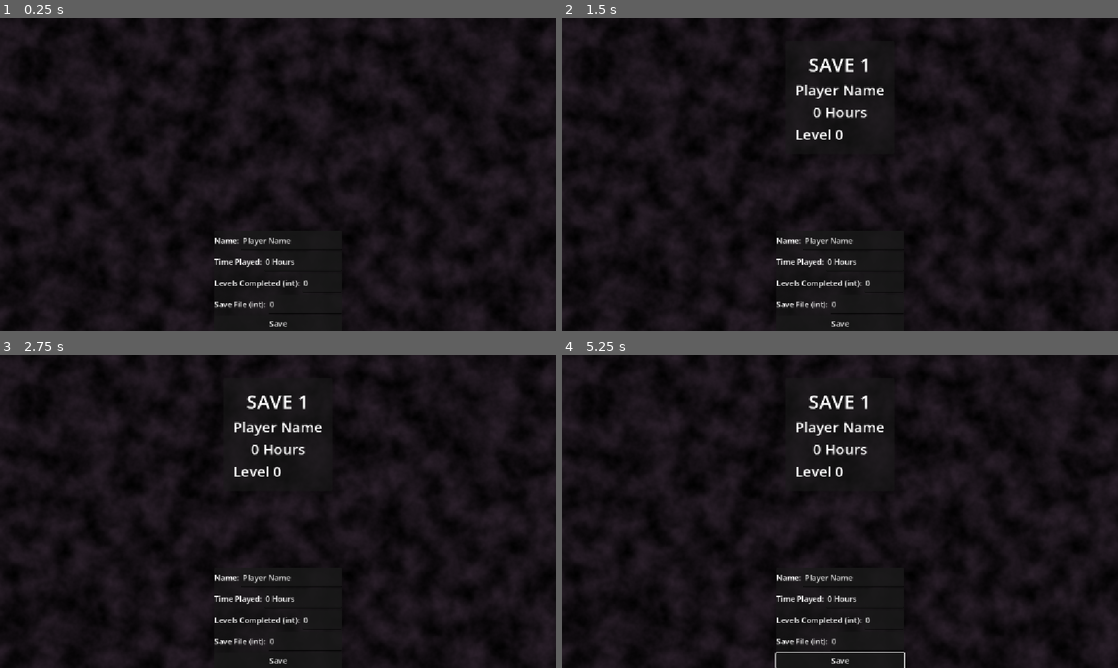
Above: before the commit, frames 1-4 (two rows, left to right).
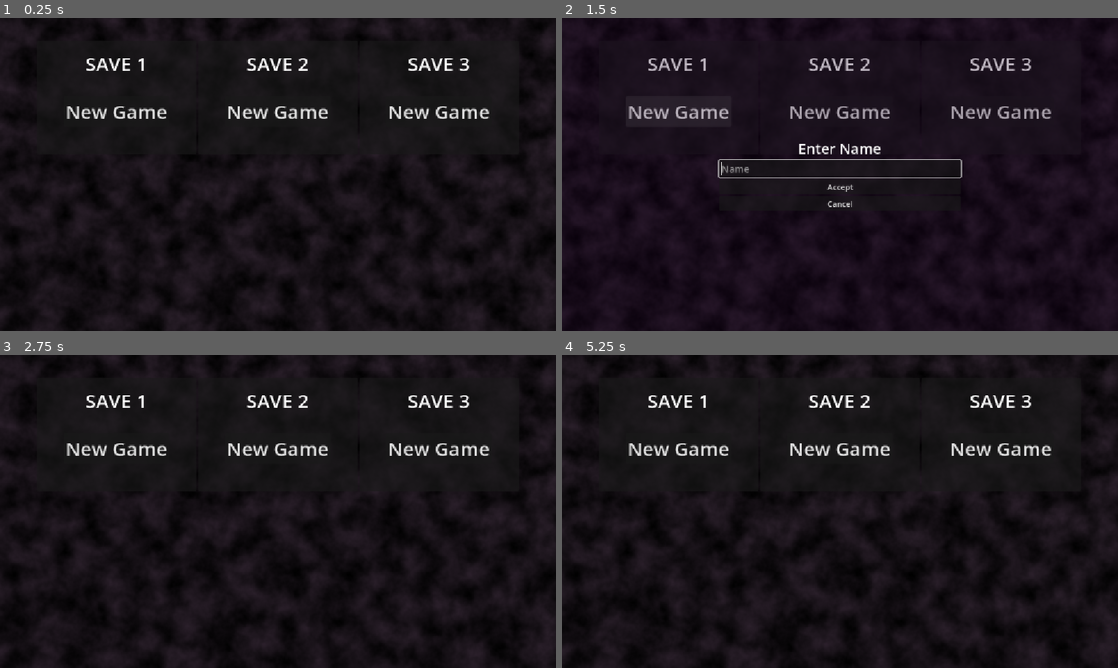
Above: after the commit, the same moments.

Repository: rPortfolio/rts-base
Game: Godot game, scene res://src/gui/main_menu/main_menu.tscn
Same seed, same stepped clock (60 frames per second), same inputs: the game is played once before the commit and once after it. This scene is started directly instead of the project's main scene.
Inputs (mouse positions are in pixels of both pictures, inside the frame that each line leads up to):
- Up to frame 1 (0.25 s): no input
- Up to frame 2 (1.5 s): click (840, 324) at 0.5 s, where only the run before the commit has a clickable "Save"; click (678, 111) at 1.25 s, where only the run after the commit has a clickable "New Game"
- Up to frame 3 (2.75 s): click (278, 539) at 2 s, where only the run after the commit has a clickable "Cancel"
- Up to frame 4 (5.25 s): click (678, 448) at 2.75 s, where only the run after the commit has a clickable "New Game"; click (840, 524) at 3.5 s, where only the run after the commit has a clickable "Accept"; click (751, 483) at 4.25 s, where only the run after the commit has a clickable "X"; move the mouse to (962, 495) at 5.02 s; press the mouse at (962, 495) at 5.03 s; hold Right (ui_right) from 5.03 s (still down)

The runs differ from the first frame. In frame 1, 2.5% of the frame differs, in the area x 12-88%, y 12-99%; in frame 2, 4.3%, in the area x 11-88%, y 12-99%; in frame 3, 2.9%; in frame 4, 3.0%.

Commit message:
change to slot based saving

Diff:
--- a/project.godot
+++ b/project.godot
@@ -14,10 +14,6 @@
 run/main_scene="uid://cm3fpkxlfx3d7"
 config/features=PackedStringArray("4.6", "GL Compatibility")
 config/icon="res://assets/icon.svg"
-
-[autoload]
-
-Music="*uid://bfxiidugfgtwc"
 
 [display]
 
--- a/src/gui/main_menu/main_menu.gd
+++ b/src/gui/main_menu/main_menu.gd
@@ -2,7 +2,13 @@
 
 
 const SAVE_FOLDER = "user://saves/"
-const SAVE_PATH_TEMPLATE = "user://saves/{}.tres"
+const SAVE_FILE_PREFIX = "save" ## All files will start with save
+const SAVE_SLOT_NUMBER =3
+const SAVED_GAME_PANEL = preload("res://src/gui/main_menu/saved_game_panel.tscn")
+const NEW_GAME_PANEL = preload("res://src/gui/main_menu/new_game_panel.tscn")
+
+
+var open_slot := 1 ## Slot currently being modified
 
 
 func _ready() -> void:
@@ -10,37 +16,82 @@
 
 
 func refresh_save_display() -> void:
+	## Clear save display container
 	for child in %SaveDisplayContainer.get_children():
 		child.queue_free()
+	## Create panels for saved games
 	var saved_games := get_saved_games()
-	for i in range(saved_games.size()):
-		var save = saved_games[i]
-		var panel = load("res://src/gui/main_menu/saved_game_panel.tscn").instantiate()
-		panel.setup(i + 1, save.player, save.level, save.time)
-		%SaveDisplayContainer.add_child(panel)
+	for i in range(SAVE_SLOT_NUMBER):
+		var save := saved_games[i]
+		var save_number := i + 1
+		if save:
+			var panel = SAVED_GAME_PANEL.instantiate()
+			panel.setup(save_number, save.player, save.level, save.time, self)
+			%SaveDisplayContainer.add_child(panel)
+		else:
+			var panel = NEW_GAME_PANEL.instantiate()
+			panel.setup(save_number, self) ## Dependency injects reference to the main menu for signal connection purposes
+			%SaveDisplayContainer.add_child(panel)
 
 
 func get_saved_games() -> Array[SavedGame]:
+	## Create an typed array with a number of null elements equal to the number of save slots
 	var saved_games: Array[SavedGame] = []
+	saved_games.resize(SAVE_SLOT_NUMBER)
+	saved_games.fill(null)
+	## Replace null values with SavedGames for save slots with content
 	var dir := DirAccess.open(SAVE_FOLDER)
 	if dir:
-		dir.list_dir_begin()
-		var file_name = dir.get_next()
-		while file_name:
-			var save: SavedGame = ResourceLoader.load(SAVE_FOLDER + file_name)
-			saved_games.append(save)
-			file_name = dir.get_next()
+		for i in range(SAVE_SLOT_NUMBER):
+			var save_number := i + 1
+			var file_path := "{}{}{}.tres".format([SAVE_FOLDER, SAVE_FILE_PREFIX, str(save_number)], "{}")
+			if FileAccess.file_exists(file_path):
+				saved_games[i] = ResourceLoader.load(file_path)
 	return saved_games
 
 
-func _on_save_pressed() -> void:
-	if !DirAccess.dir_exists_absolute("user://saves"):
-		DirAccess.make_dir_absolute("user://saves")
+func save_game(slot: int, save: SavedGame) -> void:
+	if !DirAccess.dir_exists_absolute(SAVE_FOLDER):
+		DirAccess.make_dir_absolute(SAVE_FOLDER)
+	var file_path := "{}{}{}.tres".format([SAVE_FOLDER, SAVE_FILE_PREFIX, str(slot)], "{}")
+	ResourceSaver.save(save, file_path)
+	refresh_save_display()
+
+
+func delete_game(slot: int) -> void:
+	var file_path := "{}{}{}.tres".format([SAVE_FOLDER, SAVE_FILE_PREFIX, str(slot)], "{}")
+	if FileAccess.file_exists(file_path):
+		DirAccess.remove_absolute(file_path)
+		refresh_save_display()
+
+
+## Creates a new save with just a name
+func init_save(player_name: String) -> void:
 	var save := SavedGame.new()
-	save.player = %PlayerName.text
-	save.time = %TimePlayed.text
-	save.level = int(%LevelsCompleted.text)
-	var save_path := "{}save{}.tres".format([SAVE_FOLDER, int(%FileNo.text)], "{}")
-	print(save_path)
-	ResourceSaver.save(save, save_path)
-	refresh_save_display()
+	save.player = player_name
+	save_game(open_slot, save)
+
+
+func _on_new_game_button_pressed(save_number: int) -> void:
+	open_slot = save_number
+	%NamePanel.show()
+	%NameEntry.grab_focus()
+
+
+## Both pressing enter and pressing the accept button initialize a new save
+func _on_name_entry_text_submitted(new_text: String) -> void:
+	%NamePanel.hide()
+	init_save(new_text)
+
+
+func _on_accept_pressed() -> void:
+	%NamePanel.hide()
+	init_save(%NameEntry.text)
+
+
+func _on_cancel_pressed() -> void:
+	%NamePanel.hide()
+
+
+func _on_delete_save_button_pressed(save_number: int) -> void:
+	delete_game(save_number)
--- a/src/gui/main_menu/main_menu.tscn
+++ b/src/gui/main_menu/main_menu.tscn
@@ -1,5 +1,6 @@
 [gd_scene format=3 uid="uid://datw6v11sif3q"]
 
+[ext_resource type="PackedScene" uid="uid://dh4nugse6aqkc" path="res://src/gui/main_menu/saved_game_panel.tscn" id="1_dafm8"]
 [ext_resource type="Script" uid="uid://ds16k2xoctiuo" path="res://src/gui/main_menu/main_menu.gd" id="1_yulm1"]
 
 [sub_resource type="FastNoiseLite" id="FastNoiseLite_whuv3"]
@@ -10,6 +11,9 @@
 height = 648
 noise = SubResource("FastNoiseLite_whuv3")
 bump_strength = 6.3
+
+[sub_resource type="StyleBoxFlat" id="StyleBoxFlat_yulm1"]
+bg_color = Color(0.12536758, 0.012473993, 0.15854016, 0.28235295)
 
 [node name="MainMenu" type="Control" unique_id=1411443913]
 layout_mode = 3
@@ -43,7 +47,11 @@
 alignment = 1
 metadata/_edit_use_anchors_ = true
 
-[node name="PanelContainer" type="PanelContainer" parent="." unique_id=710693755]
+[node name="SavedGamePanel" parent="SaveDisplayContainer" unique_id=1462297838 instance=ExtResource("1_dafm8")]
+layout_mode = 2
+
+[node name="SavePanelOld" type="PanelContainer" parent="." unique_id=710693755]
+visible = false
 layout_mode = 1
 anchors_preset = 7
 anchor_left = 0.5
@@ -56,18 +64,18 @@
 grow_horizontal = 2
 grow_vertical = 0
 
-[node name="VBoxContainer" type="VBoxContainer" parent="PanelContainer" unique_id=2139637384]
+[node name="VBoxContainer" type="VBoxContainer" parent="SavePanelOld" unique_id=2139637384]
 layout_mode = 2
 
-[node name="HBoxContainer" type="HBoxContainer" parent="PanelContainer/VBoxContainer" unique_id=433268510]
+[node name="HBoxContainer" type="HBoxContainer" parent="SavePanelOld/VBoxContainer" unique_id=433268510]
 layout_mode = 2
 size_flags_vertical = 3
 
-[node name="Label" type="Label" parent="PanelContainer/VBoxContainer/HBoxContainer" unique_id=1291993692]
+[node name="Label" type="Label" parent="SavePanelOld/VBoxContainer/HBoxContainer" unique_id=1291993692]
 layout_mode = 2
 text = "Name:"
 
-[node name="PlayerName" type="TextEdit" parent="PanelContainer/VBoxContainer/HBoxContainer" unique_id=124830258]
+[node name="PlayerName" type="TextEdit" parent="SavePanelOld/VBoxContainer/HBoxContainer" unique_id=124830258]
 unique_name_in_owner = true
 layout_mode = 2
 size_flags_horizontal = 3
@@ -75,15 +83,15 @@
 text = "Player Name"
 placeholder_text = "Name"
 
-[node name="HBoxContainer2" type="HBoxContainer" parent="PanelContainer/VBoxContainer" unique_id=1415931789]
+[node name="HBoxContainer2" type="HBoxContainer" parent="SavePanelOld/VBoxContainer" unique_id=1415931789]
 layout_mode = 2
 size_flags_vertical = 3
 
-[node name="Label" type="Label" parent="PanelContainer/VBoxContainer/HBoxContainer2" unique_id=2100746804]
+[node name="Label" type="Label" parent="SavePanelOld/VBoxContainer/HBoxContainer2" unique_id=2100746804]
 layout_mode = 2
 text = "Time Played:"
 
-[node name="TimePlayed" type="TextEdit" parent="PanelContainer/VBoxContainer/HBoxContainer2" unique_id=193009187]
+[node name="TimePlayed" type="TextEdit" parent="SavePanelOld/VBoxContainer/HBoxContainer2" unique_id=193009187]
 unique_name_in_owner = true
 layout_mode = 2
 size_flags_horizontal = 3
@@ -91,15 +99,15 @@
 text = "0 Hours"
 placeholder_text = "Time Played"
 
-[node name="HBoxContainer3" type="HBoxContainer" parent="PanelContainer/VBoxContainer" unique_id=1231432111]
+[node name="HBoxContainer3" type="HBoxContainer" parent="SavePanelOld/VBoxContainer" unique_id=1231432111]
 layout_mode = 2
 size_flags_vertical = 3
 
-[node name="Label" type="Label" parent="PanelContainer/VBoxContainer/HBoxContainer3" unique_id=452681021]
+[node name="Label" type="Label" parent="SavePanelOld/VBoxContainer/HBoxContainer3" unique_id=452681021]
 layout_mode = 2
 text = "Levels Completed (int):"
 
-[node name="LevelsCompleted" type="LineEdit" parent="PanelContainer/VBoxContainer/HBoxContainer3" unique_id=173499505]
+[node name="LevelsCompleted" type="LineEdit" parent="SavePanelOld/VBoxContainer/HBoxContainer3" unique_id=173499505]
 unique_name_in_owner = true
 layout_mode = 2
 size_flags_horizontal = 3
@@ -107,15 +115,15 @@
 text = "0"
 virtual_keyboard_type = 2
 
-[node name="HBoxContainer4" type="HBoxContainer" parent="PanelContainer/VBoxContainer" unique_id=228040966]
+[node name="HBoxContainer4" type="HBoxContainer" parent="SavePanelOld/VBoxContainer" unique_id=228040966]
 layout_mode = 2
 size_flags_vertical = 3
 
-[node name="Label" type="Label" parent="PanelContainer/VBoxContainer/HBoxContainer4" unique_id=1323105446]
+[node name="Label" type="Label" parent="SavePanelOld/VBoxContainer/HBoxContainer4" unique_id=1323105446]
 layout_mode = 2
 text = "Save File (int):"
 
-[node name="FileNo" type="LineEdit" parent="PanelContainer/VBoxContainer/HBoxContainer4" unique_id=472989182]
+[node name="FileNo" type="LineEdit" parent="SavePanelOld/VBoxContainer/HBoxContainer4" unique_id=472989182]
 unique_name_in_owner = true
 layout_mode = 2
 size_flags_horizontal = 3
@@ -123,8 +131,49 @@
 text = "0"
 virtual_keyboard_type = 2
 
-[node name="Save" type="Button" parent="PanelContainer/VBoxContainer" unique_id=712557365]
+[node name="Save" type="Button" parent="SavePanelOld/VBoxContainer" unique_id=712557365]
 layout_mode = 2
 text = "Save"
 
-[connection signal="pressed" from="PanelContainer/VBoxContainer/Save" to="." method="_on_save_pressed"]
+[node name="NamePanel" type="PanelContainer" parent="." unique_id=1290852370]
+unique_name_in_owner = true
+visible = false
+layout_mode = 1
+anchors_preset = 15
+anchor_right = 1.0
+anchor_bottom = 1.0
+grow_horizontal = 2
+grow_vertical = 2
+theme_override_styles/panel = SubResource("StyleBoxFlat_yulm1")
+
+[node name="CenterContainer" type="CenterContainer" parent="NamePanel" unique_id=1650744754]
+layout_mode = 2
+
+[node name="VBoxContainer" type="VBoxContainer" parent="NamePanel/CenterContainer" unique_id=487306781]
+layout_mode = 2
+
+[node name="Label" type="Label" parent="NamePanel/CenterContainer/VBoxContainer" unique_id=1587457476]
+layout_mode = 2
+theme_override_font_sizes/font_size = 30
+text = "Enter Name"
+horizontal_alignment = 1
+
+[node name="NameEntry" type="LineEdit" parent="NamePanel/CenterContainer/VBoxContainer" unique_id=2013311195]
+unique_name_in_owner = true
+custom_minimum_size = Vector2(500, 0)
+layout_mode = 2
+theme_override_font_sizes/font_size = 20
+placeholder_text = "Name"
+
+[node name="Accept" type="Button" parent="NamePanel/CenterContainer/VBoxContainer" unique_id=523171896]
+layout_mode = 2
+text = "Accept"
+
+[node name="Cancel" type="Button" parent="NamePanel/CenterContainer/VBoxContainer" unique_id=2102844777]
+layout_mode = 2
+text = "Cancel"
+
+[connection signal="pressed" from="SavePanelOld/VBoxContainer/Save" to="." method="_on_save_pressed"]
+[connection signal="text_submitted" from="NamePanel/CenterContainer/VBoxContainer/NameEntry" to="." method="_on_name_entry_text_submitted"]
+[connection signal="pressed" from="NamePanel/CenterContainer/VBoxContainer/Accept" to="." method="_on_accept_pressed"]
+[connection signal="pressed" from="NamePanel/CenterContainer/VBoxContainer/Cancel" to="." method="_on_cancel_pressed"]
--- /dev/null
+++ b/src/gui/main_menu/new_game_panel.gd
@@ -0,0 +1,6 @@
+extends PanelContainer
+
+
+func setup(number: int, main_menu: Node) -> void:
+	%SaveNumber.text = "SAVE {}".format([number], "{}")
+	%NewGame.pressed.connect(main_menu._on_new_game_button_pressed.bind(number))
--- /dev/null
+++ b/src/gui/main_menu/new_game_panel.tscn
@@ -0,0 +1,34 @@
+[gd_scene format=3 uid="uid://dv665k3slx0pi"]
+
+[ext_resource type="Script" uid="uid://hbfsxbpl23bs" path="res://src/gui/main_menu/new_game_panel.gd" id="1_2vmv8"]
+
+[node name="NewGamePanel" type="PanelContainer" unique_id=43754899]
+custom_minimum_size = Vector2(330, 235)
+script = ExtResource("1_2vmv8")
+
+[node name="MarginContainer" type="MarginContainer" parent="." unique_id=866084249]
+layout_mode = 2
+theme_override_constants/margin_left = 20
+theme_override_constants/margin_top = 20
+theme_override_constants/margin_right = 20
+theme_override_constants/margin_bottom = 20
+
+[node name="VBoxContainer" type="VBoxContainer" parent="MarginContainer" unique_id=490912019]
+layout_mode = 2
+
+[node name="SaveNumber" type="Label" parent="MarginContainer/VBoxContainer" unique_id=897389313]
+unique_name_in_owner = true
+layout_mode = 2
+theme_override_font_sizes/font_size = 40
+text = "SAVE 2"
+horizontal_alignment = 1
+
+[node name="CenterContainer" type="CenterContainer" parent="MarginContainer/VBoxContainer" unique_id=1967761223]
+layout_mode = 2
+size_flags_vertical = 3
+
+[node name="NewGame" type="Button" parent="MarginContainer/VBoxContainer/CenterContainer" unique_id=1580655413]
+unique_name_in_owner = true
+layout_mode = 2
+theme_override_font_sizes/font_size = 40
+text = "New Game"
--- a/src/gui/main_menu/saved_game_panel.gd
+++ b/src/gui/main_menu/saved_game_panel.gd
@@ -1,8 +1,9 @@
 extends PanelContainer
 
 
-func setup(number: int, player: StringName, level: int, time: StringName) -> void:
+func setup(number: int, player: StringName, level: int, time: StringName, main_menu: Node) -> void:
 	%SaveNumber.text = "SAVE {}".format([number], "{}")
 	%PlayerName.text = player
 	%LevelsCompleted.text = "Level {}".format([level], "{}")
 	%TimePlayed.text = time
+	%DeleteSave.pressed.connect(main_menu._on_delete_save_button_pressed.bind(number))
--- a/src/gui/main_menu/saved_game_panel.tscn
+++ b/src/gui/main_menu/saved_game_panel.tscn
@@ -3,8 +3,9 @@
 [ext_resource type="Script" uid="uid://dpaickywc3p28" path="res://src/gui/main_menu/saved_game_panel.gd" id="1_5uvx8"]
 
 [node name="SavedGamePanel" type="PanelContainer" unique_id=1462297838]
-offset_right = 201.0
-offset_bottom = 215.0
+custom_minimum_size = Vector2(330, 235)
+offset_right = 370.0
+offset_bottom = 187.0
 script = ExtResource("1_5uvx8")
 
 [node name="MarginContainer" type="MarginContainer" parent="." unique_id=119582253]
@@ -43,3 +44,20 @@
 layout_mode = 2
 theme_override_font_sizes/font_size = 30
 text = "Levels Completed: 0"
+
+[node name="Control" type="Control" parent="." unique_id=1251032818]
+layout_mode = 2
+
+[node name="DeleteSave" type="Button" parent="Control" unique_id=2014557019]
+unique_name_in_owner = true
+layout_mode = 1
+anchors_preset = 3
+anchor_left = 1.0
+anchor_top = 1.0
+anchor_right = 1.0
+anchor_bottom = 1.0
+offset_left = -37.0
+offset_top = -31.0
+grow_horizontal = 0
+grow_vertical = 0
+text = "X"
--- a/src/main.tscn
+++ b/src/main.tscn
@@ -4,6 +4,7 @@
 [ext_resource type="PackedScene" uid="uid://dn4rspvnxavxf" path="res://src/gui/fps_counter.tscn" id="1_eewff"]
 [ext_resource type="PackedScene" uid="uid://3h7btc71cqo6" path="res://src/world/world_camera/world_camera.tscn" id="2_gh0ne"]
 [ext_resource type="Texture2D" uid="uid://be1u4gnk6m7pi" path="res://assets/icon.svg" id="4_3cfgd"]
+[ext_resource type="AudioStream" uid="uid://tn03pn20sgi8" path="res://assets/Conflict1.ogg" id="5_fyndt"]
 
 [sub_resource type="PanoramaSkyMaterial" id="PanoramaSkyMaterial_fyndt"]
 panorama = ExtResource("4_3cfgd")
@@ -59,3 +60,7 @@
 
 [node name="Units" type="Node3D" parent="World" unique_id=1623303346]
 unique_name_in_owner = true
+
+[node name="AudioStreamPlayer" type="AudioStreamPlayer" parent="." unique_id=1294372059]
+stream = ExtResource("5_fyndt")
+autoplay = true
--- a/src/music/music.tscn
+++ /dev/null
@@ -1,7 +0,0 @@
-[gd_scene format=3 uid="uid://bfxiidugfgtwc"]
-
-[ext_resource type="AudioStream" uid="uid://tn03pn20sgi8" path="res://assets/Conflict1.ogg" id="1_70ppn"]
-
-[node name="Music" type="AudioStreamPlayer" unique_id=559161783]
-stream = ExtResource("1_70ppn")
-autoplay = true
Not shown, added: src/gui/main_menu/new_game_panel.gd.uid
